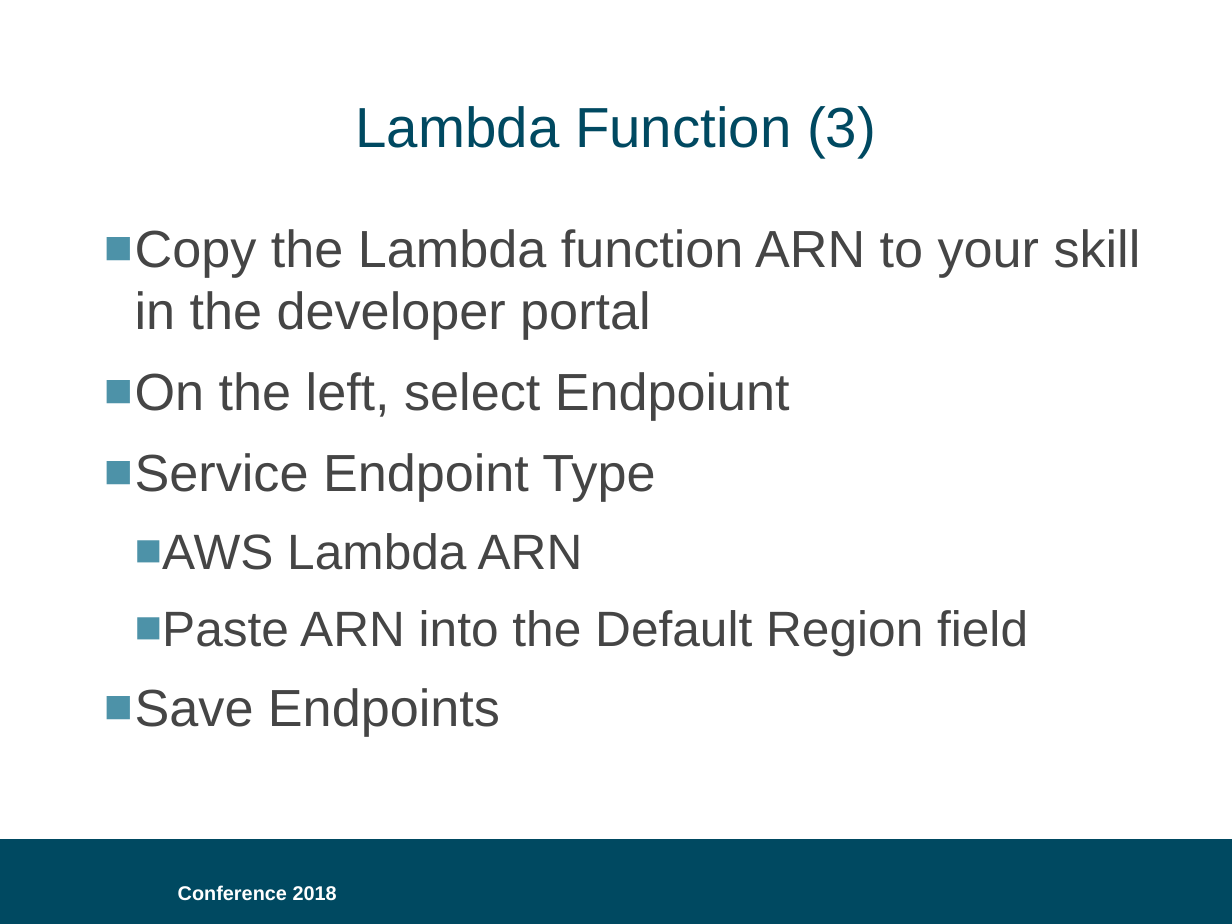
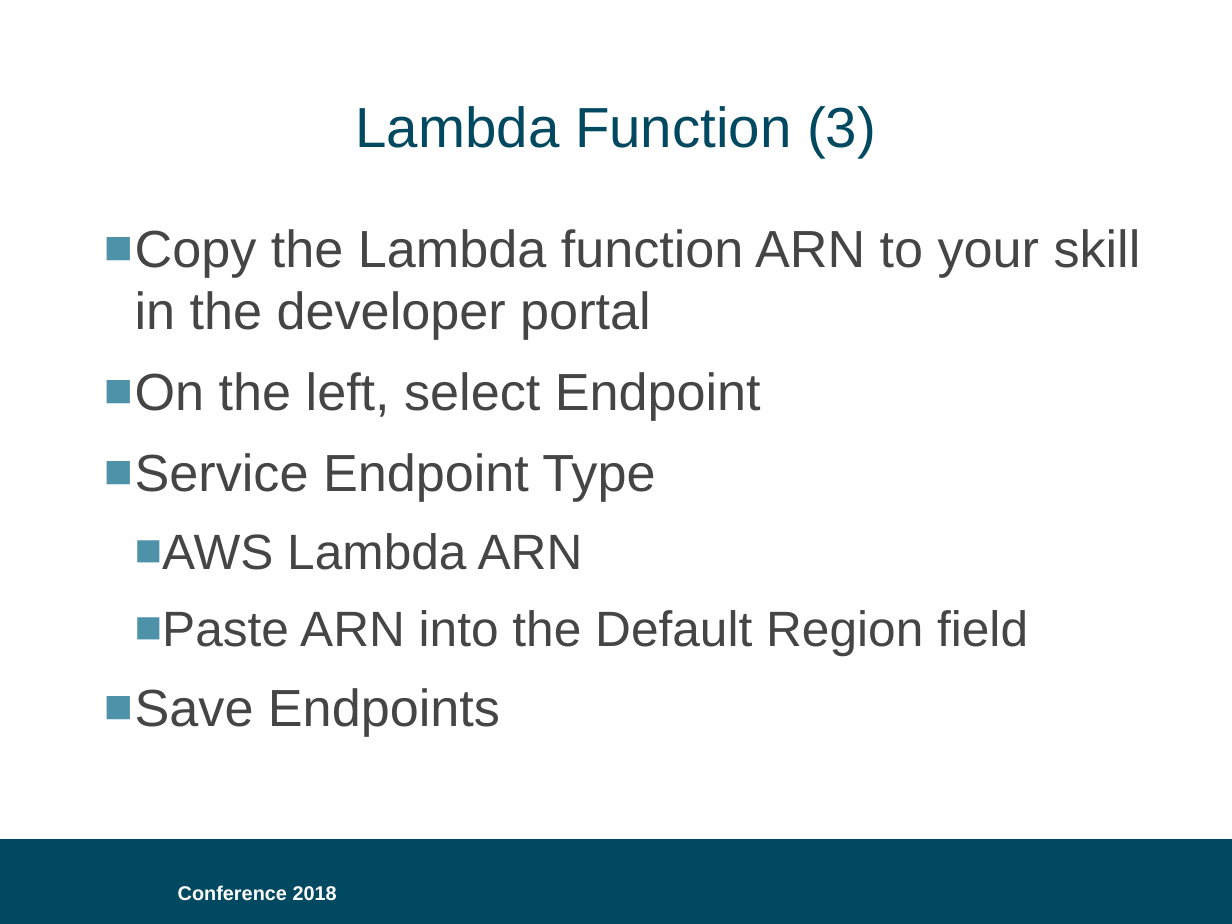
Before and after one commit to bklug/introductory-alexa-workshop, a slide deck: slide 20 of build-an-alexa-skill-for.pptx. Drawn at 1232x924 pixels with LibreOffice and Linux fonts; fonts in the diff are those of the drawing; background and template pictures are left out. Boxes give left, top, right and bottom in pixels: in the first picture for what was removed or moved away, otherwise in the second. Text is boxed around its words. In the diff, an @@ line names an element or a change of style, - is before the commit and + after.

```diff
--- a/build-an-alexa-skill-for.pptx
+++ b/build-an-alexa-skill-for.pptx
@@ text at box(135, 372, 761, 420): text changed @@
-  ■ On the left, select Endpoiunt
+  ■ On the left, select Endpoint
```
Also in this commit, not shown: 3 other slides changed, 3 slides added.
